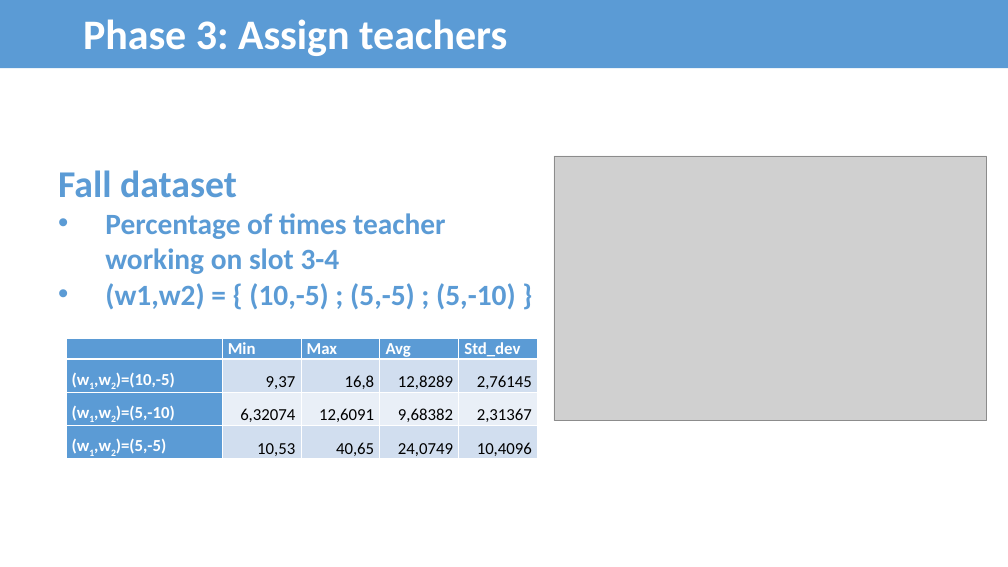
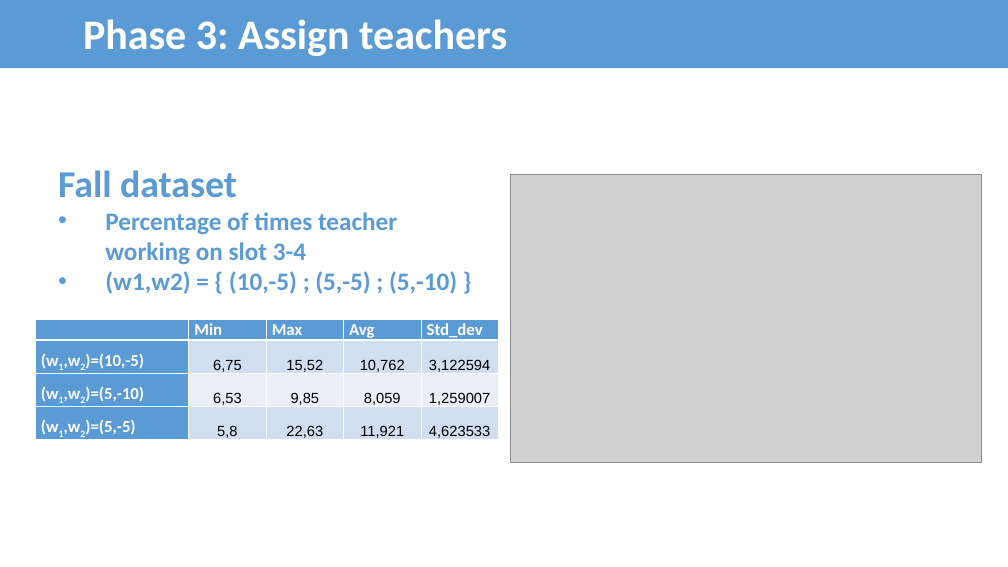
Before and after one commit to bee-lullaby/FinalProject, a slide deck: slide 65 of Documents/FUTimetabling_Presentation_Ver5.1.pptx. Drawn at 1008x567 pixels with LibreOffice and Linux fonts; fonts in the diff are those of the drawing; grey boxes stand for pictures. Boxes give left, top, right and bottom in pixels: in the first picture for what was removed or moved away, otherwise in the second. Text is boxed around its words. In the diff, an @@ line names an element or a change of style, - is before the commit and + after.

```diff
--- a/Documents/FUTimetabling_Presentation_Ver5.1.pptx
+++ b/Documents/FUTimetabling_Presentation_Ver5.1.pptx
@@ picture: place and size @@
-picture at [554,156,987,420]
+picture at [510,175,982,462]
@@ text at [105,212,457,294]: size 28 to 24 pt in "Percentage of times teacher working on slot ...", "(w1,w2) = { (10,-5) ; (5,-5) ; ..." @@
@@ table at [36,320,498,444] @@
-row 2: (w1,w2)=(10,-5) | 9,37 | 16,8 | 12,8289 | 2,76145
+row 2: (w1,w2)=(10,-5) | 6,75 | 15,52 | 10,762 | 3,122594
-row 3: (w1,w2)=(5,-10) | 6,32074 | 12,6091 | 9,68382 | 2,31367
+row 3: (w1,w2)=(5,-10) | 6,53 | 9,85 | 8,059 | 1,259007
-row 4: (w1,w2)=(5,-5) | 10,53 | 40,65 | 24,0749 | 10,4096
+row 4: (w1,w2)=(5,-5) | 5,8 | 22,63 | 11,921 | 4,623533
@@ table: place and size @@
-table at [66,339,537,463]
+table at [36,320,498,444]
```
Also in this commit, not shown: 18 other slides changed, 1 other file.
